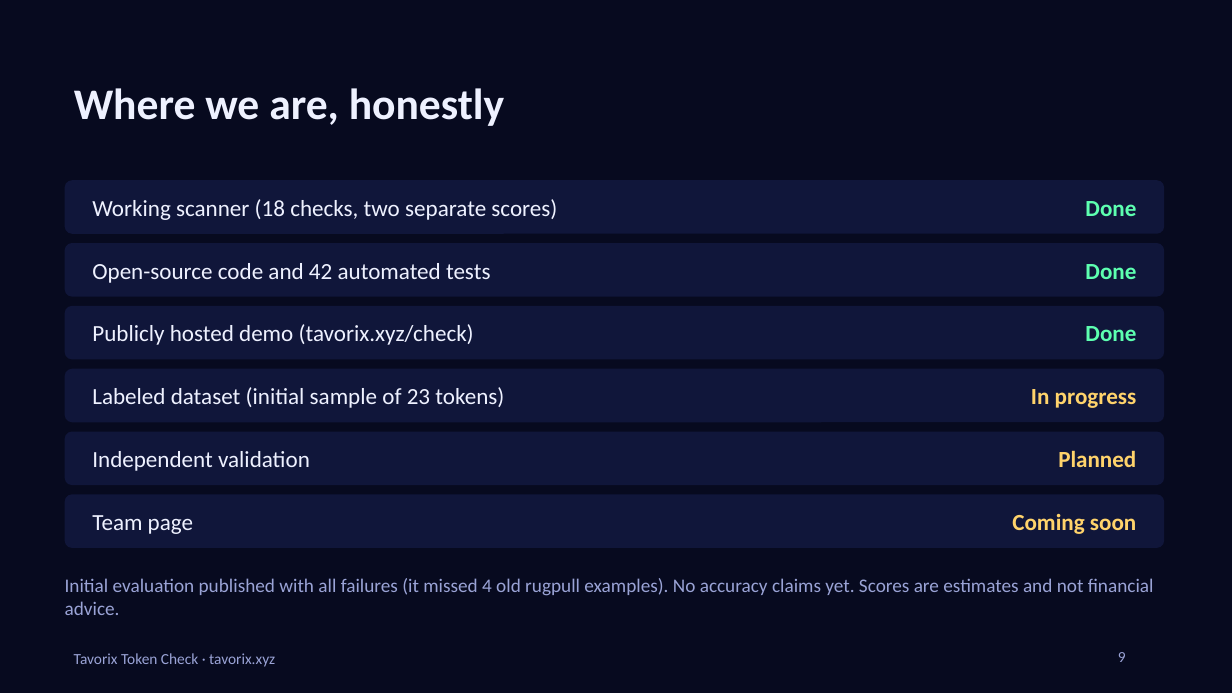
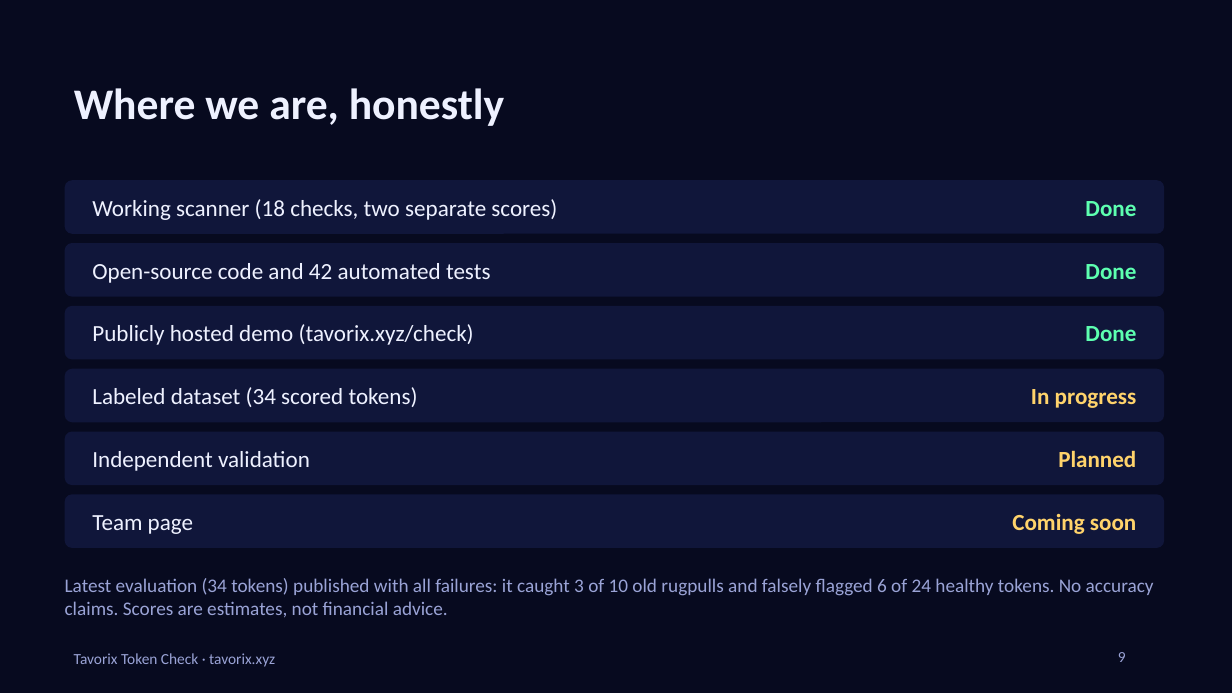
Before and after one commit to tavorix/tavorix, a slide deck: slide 9 of Tavorix-Token-Check-pitch-deck (6).pptx. Drawn at 1232x693 pixels with LibreOffice and Linux fonts; fonts in the diff are those of the drawing. Boxes give left, top, right and bottom in pixels: in the first picture for what was removed or moved away, otherwise in the second. Text is boxed around its words. In the diff, an @@ line names an element or a change of style, - is before the commit and + after.

Commit message:
Update deck: evaluation round 2

```diff
--- a/Tavorix-Token-Check-pitch-deck (6).pptx
+++ b/Tavorix-Token-Check-pitch-deck (6).pptx
@@ text at [92, 387, 418, 407]: text changed @@
-Labeled dataset (initial sample of 23 tokens)
+Labeled dataset (34 scored tokens)
@@ text at [65, 578, 1154, 617]: text changed @@
-Initial evaluation published with all failures (it missed 4 old rugpull examples). No accuracy claims yet. Scores are estimates and not financial advice.
+Latest evaluation (34 tokens) published with all failures: it caught 3 of 10 old rugpulls and falsely flagged 6 of 24 healthy tokens. No accuracy claims. Scores are estimates, not financial advice.
```
Also in this commit, not shown: 2 other slides changed, 1 other file.
